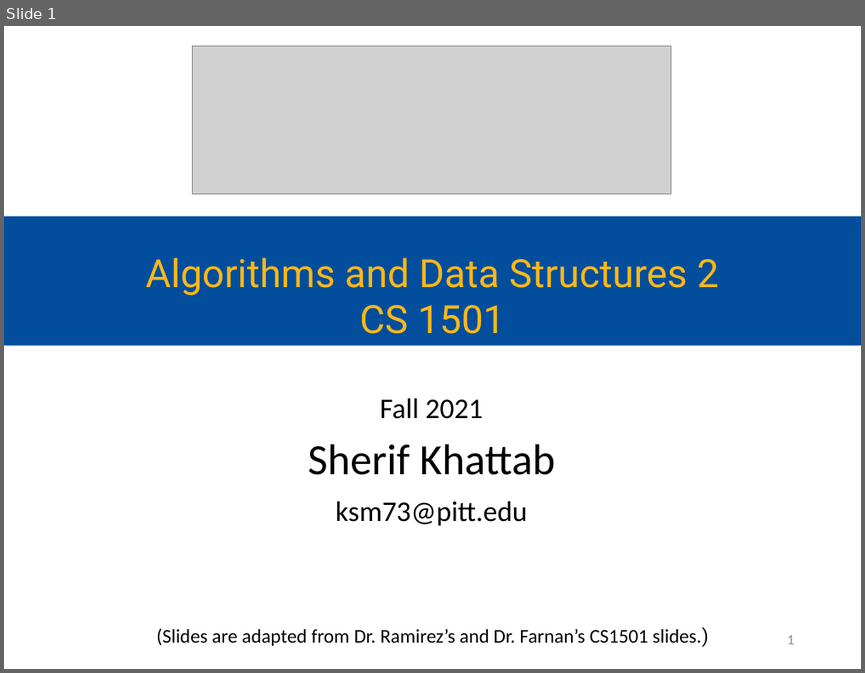
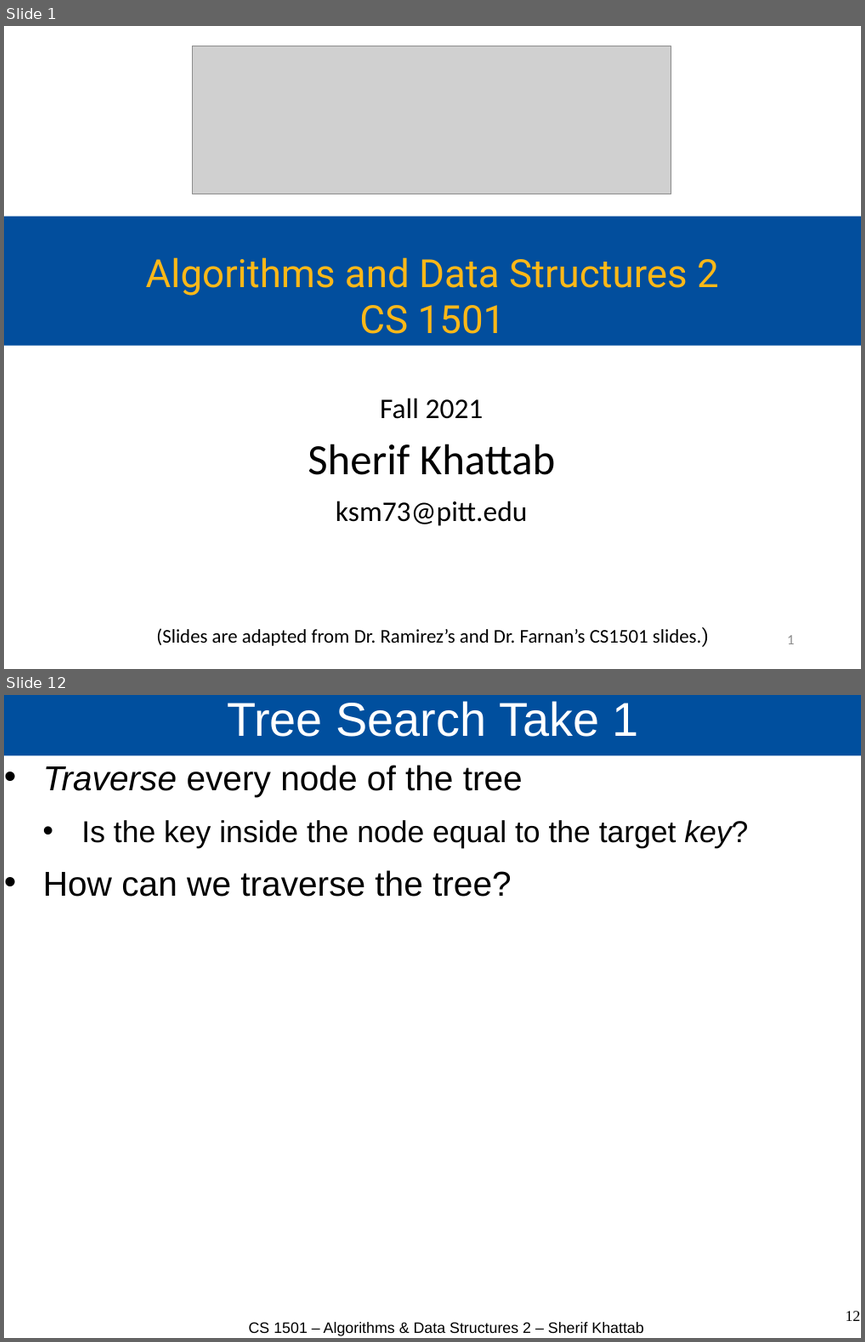
Before and after one commit to cs1501-2224/handouts, a slide deck: DraftSlides/Lecture3.pptx. Shown one above the other, each under a label of ours: slide 1 before the commit, slides 1 and 12 after it; the slides between them are not shown. The pictures are 865x673 and 865x1342 pixels, drawn with LibreOffice and Linux fonts; fonts in the diff are those of the drawing; grey boxes stand for pictures. Boxes give left, top, right and bottom in pixels: in the first picture for what was removed or moved away, otherwise in the second. Text is boxed around its words. In the diff, an @@ line names an element or a change of style, - is before the commit and + after.

```diff
--- a/DraftSlides/Lecture3.pptx
+++ b/DraftSlides/Lecture3.pptx
@@ slide 12 added at box(4, 695, 861, 1338), background #FFFFFF @@
@@ title added at box(4, 695, 861, 756), fill #004F9E, 44 pt, text #FFFFFF @@
+Tree Search Take 1
@@ text added at box(43, 765, 748, 896), 32 pt, text #000000 @@
+• Traverse every node of the tree
+  • Is the key inside the node equal to the target key?
+• How can we traverse the tree?
@@ text added at box(249, 1321, 643, 1336), 14 pt, text #000000 @@
+CS 1501 – Algorithms & Data Structures 2 – Sherif Khattab
@@ page number added at box(846, 1310, 861, 1321), 14 pt, text #000000 @@
+12
```
Also in this commit, not shown: 3 slides changed, 19 other slides added, 2 other files.
